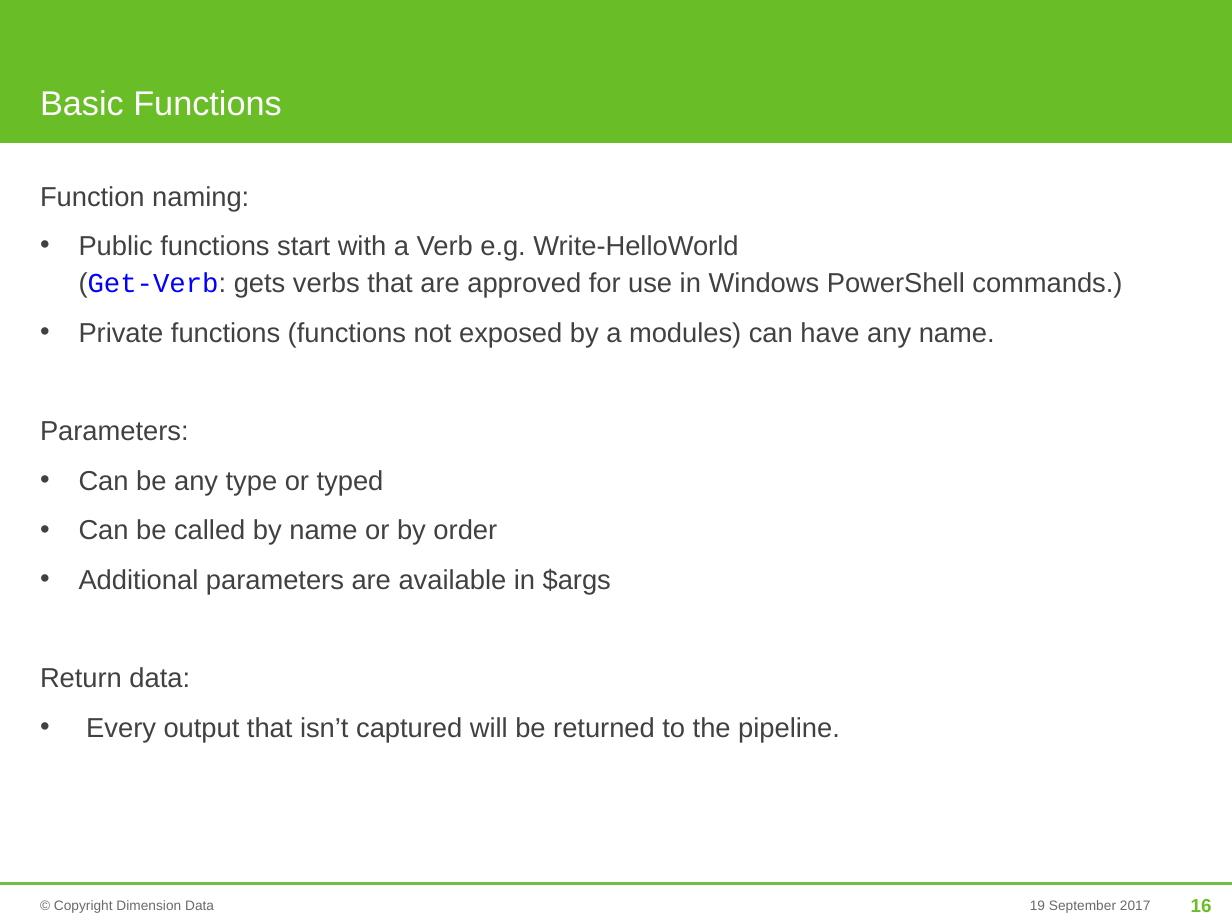
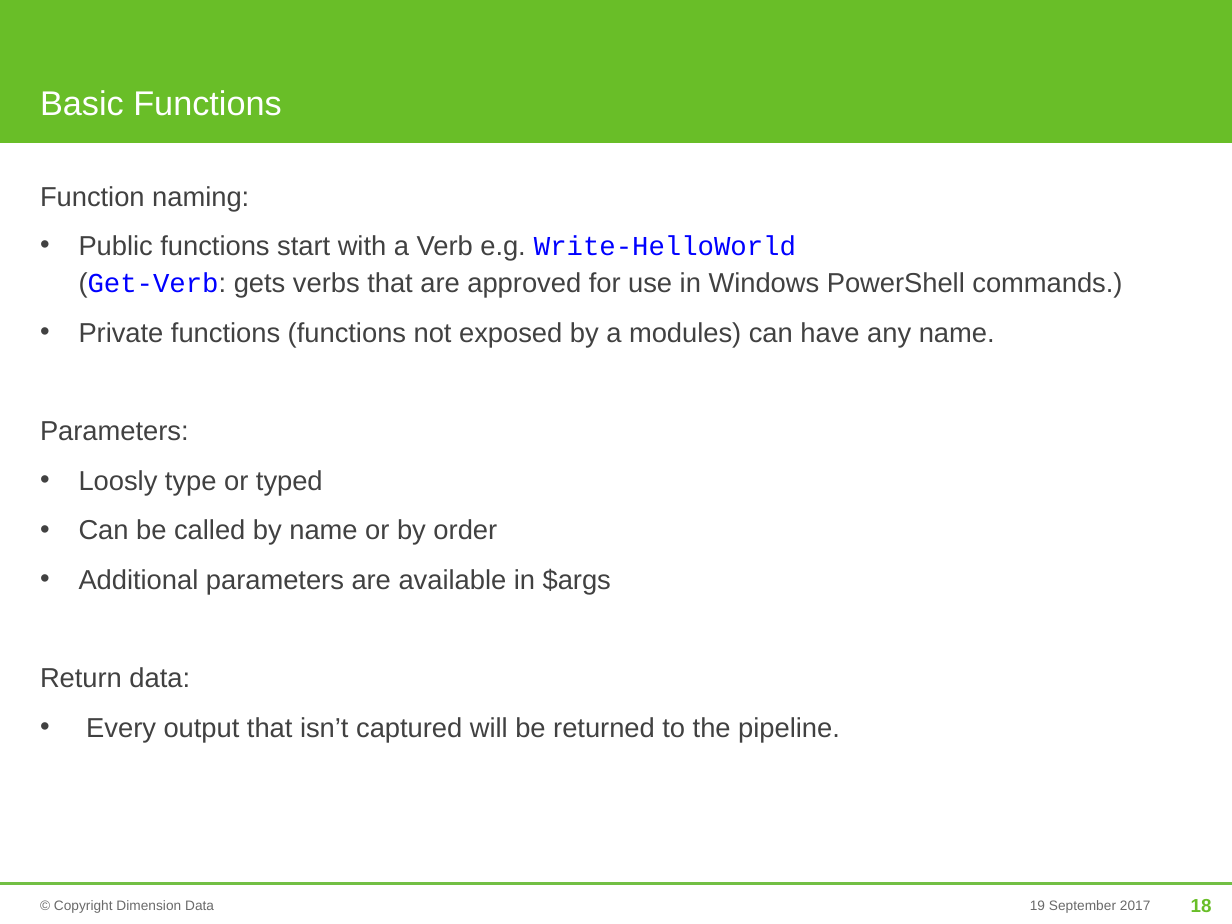
Before and after one commit to mjrio/mjr-tooling-poweshell, a slide deck: slide 18 of BasicPowerShell.pptx (slide 16 before the commit). Drawn at 1232x924 pixels with LibreOffice and Linux fonts; fonts in the diff are those of the drawing; background and template pictures are left out. Boxes give left, top, right and bottom in pixels: in the first picture for what was removed or moved away, otherwise in the second. Text is boxed around its words. In the diff, an @@ line names an element or a change of style, - is before the commit and + after.

```diff
--- a/BasicPowerShell.pptx
+++ b/BasicPowerShell.pptx
@@ text at <box>79,235,1122,298</box>: font Arial to Courier New, text colour #414141 to #0000FF in "Write-HelloWorld" @@
@@ text at <box>79,470,323,496</box>: text changed @@
-• Can be any type or typed
+• Loosly type or typed
```
Also in this commit, not shown: 9 other slides changed, 2 slides added, 1 other file.
